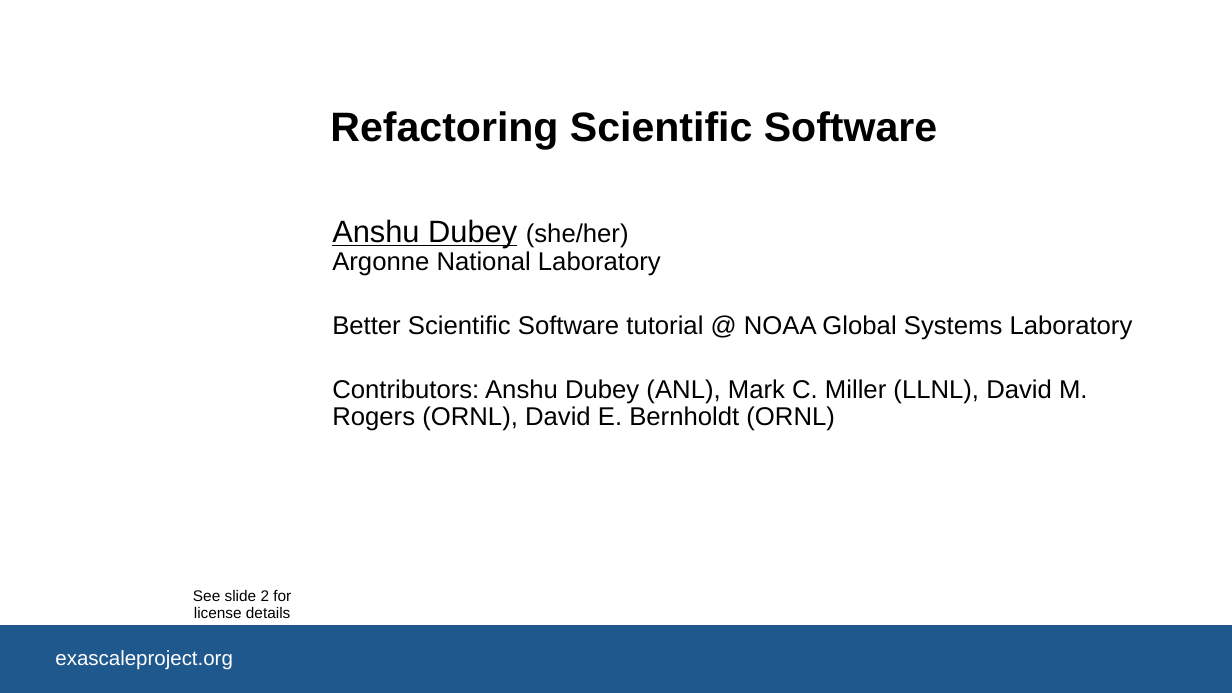
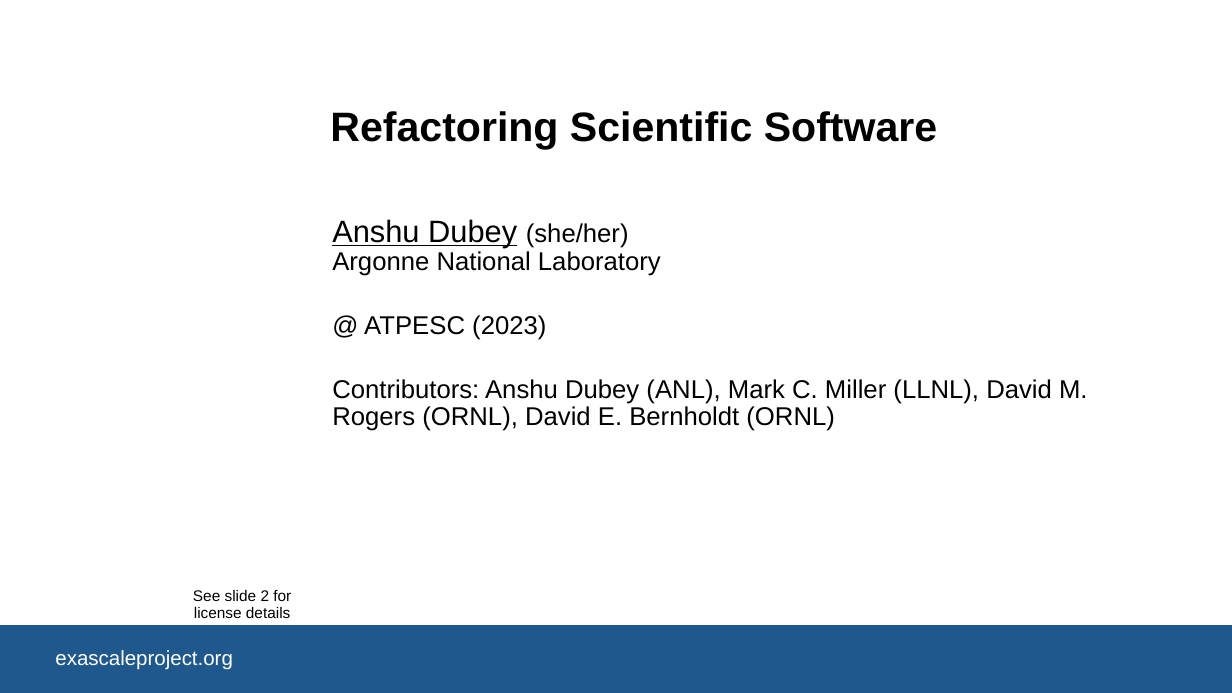
Before and after one commit to bssw-tutorial/presentations, a slide deck: slide 1 of refactoring.pptx. Drawn at 1232x693 pixels with LibreOffice and Linux fonts; fonts in the diff are those of the drawing; background and template pictures are left out. Boxes give left, top, right and bottom in pixels: in the first picture for what was removed or moved away, otherwise in the second. Text is boxed around its words. In the diff, an @@ line names an element or a change of style, - is before the commit and + after.

```diff
--- a/refactoring.pptx
+++ b/refactoring.pptx
@@ subtitle at (x1=364, y1=315, x2=546, y2=340): text changed @@
-Better Scientific Software tutorial @ NOAA Global Systems Laboratory
+@ ATPESC (2023)
```
Also in this commit, not shown: 10 other slides changed, 1 slide removed, 1 other file.
